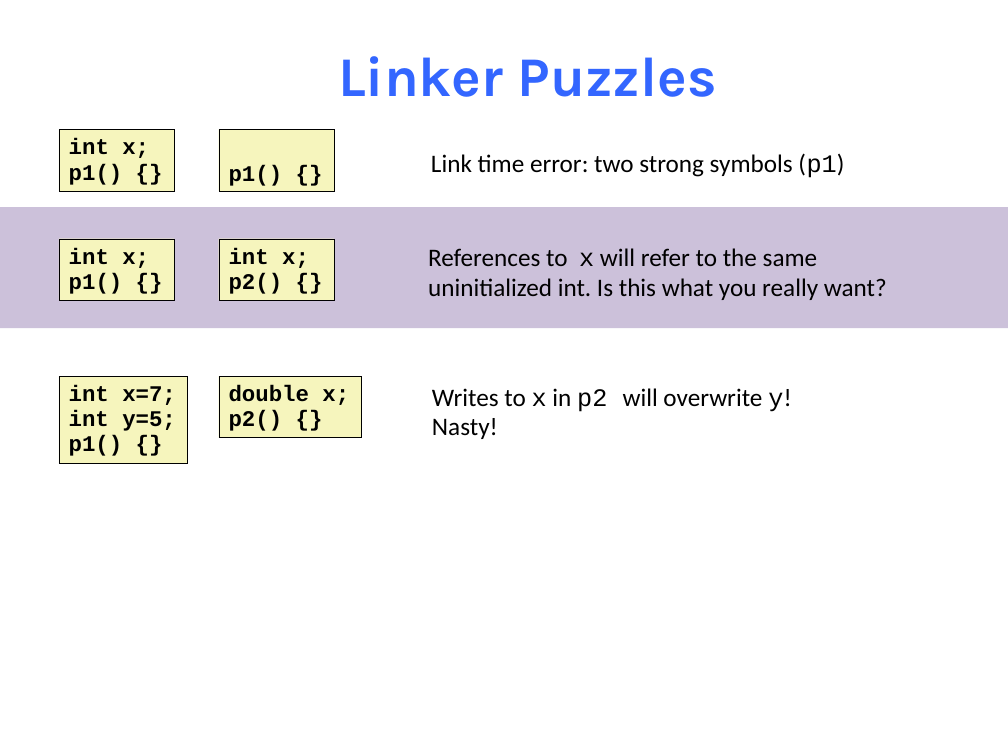
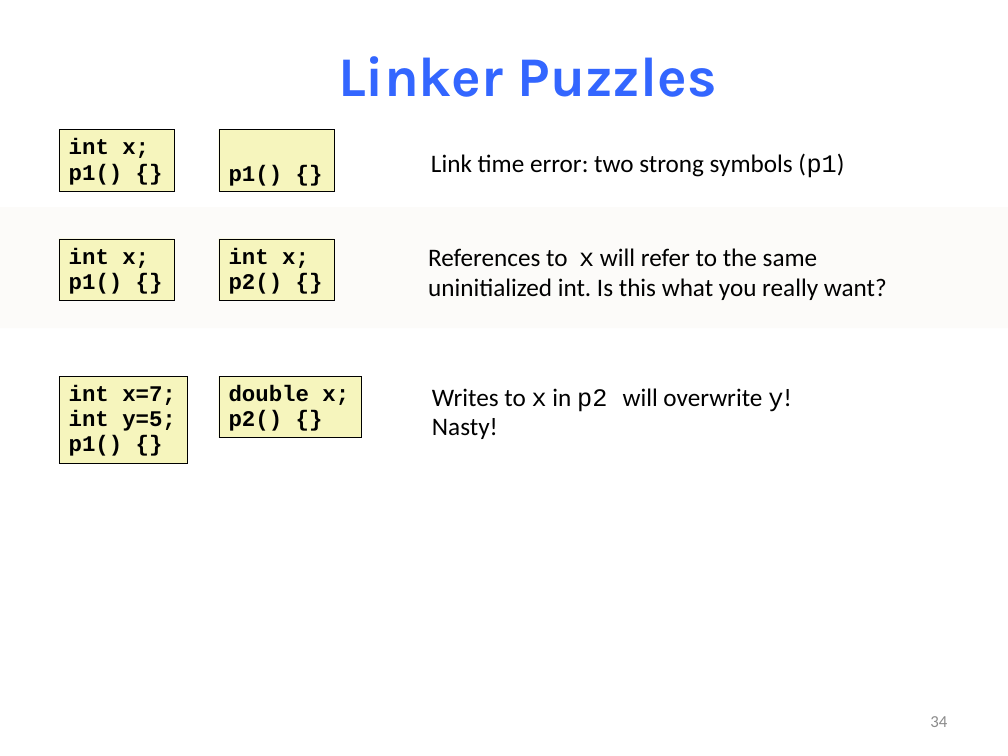
Before and after one commit to NYU-CSO/nyu-cso.github.io, a slide deck: slide 34 of notes/13-optimization-linking.pptx (slide 33 before the commit). Drawn at 1008x756 pixels with LibreOffice and Linux fonts; fonts in the diff are those of the drawing. Boxes give left, top, right and bottom in pixels: in the first picture for what was removed or moved away, otherwise in the second. Text is boxed around its words. In the diff, an @@ line names an element or a change of style, - is before the commit and + after.

```diff
--- a/notes/13-optimization-linking.pptx
+++ b/notes/13-optimization-linking.pptx
@@ rectangle at bbox=[0, 208, 1008, 329]: fill #CCC1DA to #FCFBF9 @@
@@ page number added at bbox=[930, 716, 947, 727], 12 pt, text #8C8C8C @@
+34
```
Also in this commit, not shown: 39 other slides changed, 2 slides added, 3 other files.
